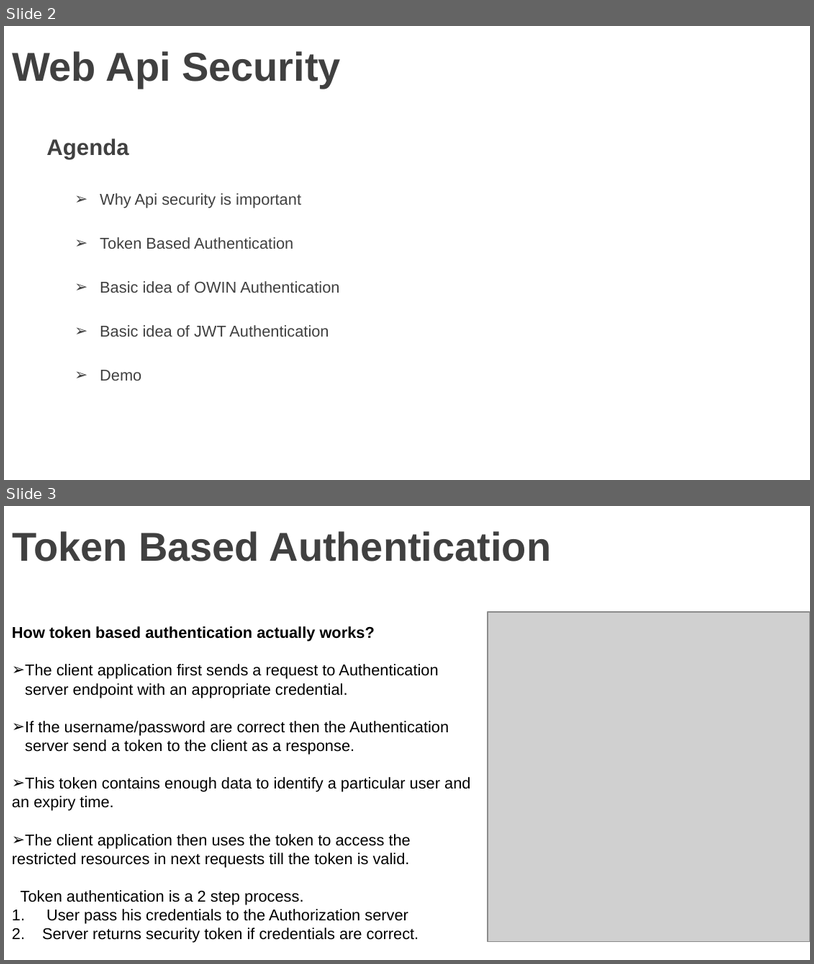
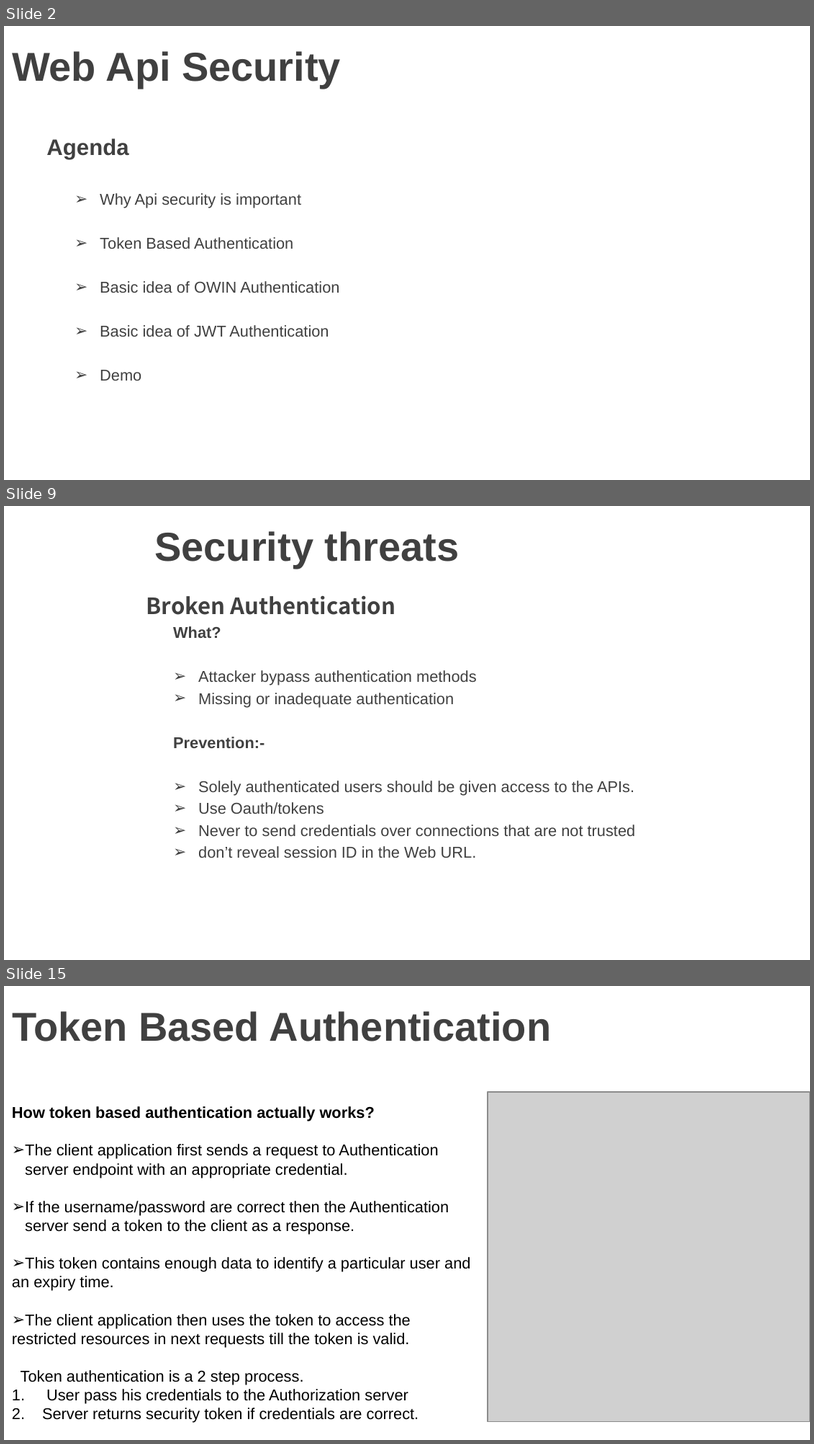
Before and after one commit to vgyureka/DotNetBig, a slide deck: webapiSecurity.pptx. Shown one above the other, each under a label of ours: slides 2 and 3 before the commit, slides 2, 9 and 15 after it; the slides between them are not shown. The pictures are 814x964 and 814x1444 pixels, drawn with LibreOffice and Linux fonts; fonts in the diff are those of the drawing; grey boxes stand for pictures; background and template pictures are left out. Boxes give left, top, right and bottom in pixels: in the first picture for what was removed or moved away, otherwise in the second. Text is boxed around its words. In the diff, an @@ line names an element or a change of style, - is before the commit and + after.

Commit message:
Add files via upload
webapi security- 06 MARCH 2019

```diff
--- a/webapiSecurity.pptx
+++ b/webapiSecurity.pptx
@@ slide 9 added at (4,506,810,960), background picture (left out) @@
@@ title added at (154,531,460,568), 36 pt, text #404040, bold @@
+Security threats
@@ text added at (147,596,396,615), 20 pt, text #404040, bold @@
+Broken Authentication
@@ text added at (173,626,636,857), 14 pt, text #404040 @@
+What?
+➢ Attacker bypass authentication methods
+➢ Missing or inadequate authentication
+Prevention:-
+➢ Solely authenticated users should be given access to the APIs.
+➢ Use Oauth/tokens
+➢ Never to send credentials over connections that are not trusted
+➢ don’t reveal session ID in the Web URL.
@@ what was slide 3 is now slide 15 @@
```
Also in this commit, not shown: 1 slide changed, 13 other slides added.
